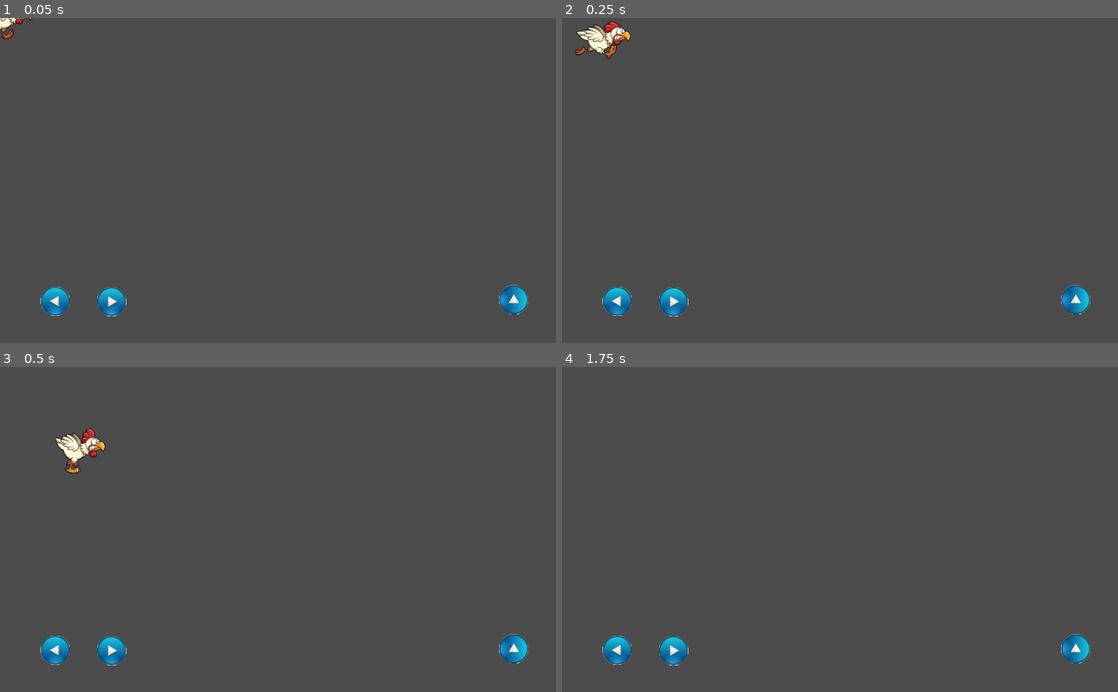
Above: before the commit, frames 1-4 (two rows, left to right).
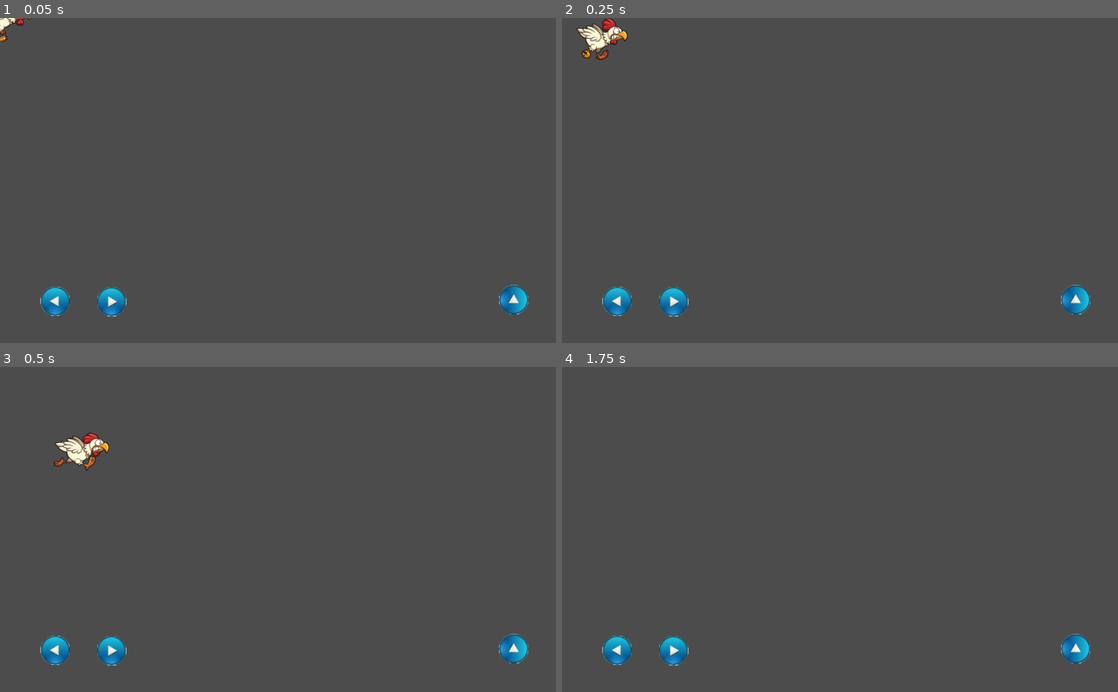
Above: after the commit, the same moments.

Repository: iabadie/gallinazo
Game: Godot game, scene res://Escenas/Gallina/Gallina.tscn
The game is run twice, just before and just after one commit, with the same random seed, the same clock (stepped at 60 frames per second) and the same inputs. The project has no main scene, so this scene is started directly.
Inputs:
- Up to frame 1 (0.05 s): no input
- Up to frame 2 (0.25 s): no input
- Up to frame 3 (0.5 s): no input
- Up to frame 4 (1.75 s): no input

The runs differ from the first frame. In frame 1, 0.1% of the frame differs, in the area x 0-6%, y 0-8%; in frame 2, 0.6%; in frame 3, 0.7%, in the area x 9-20%, y 18-33%; in frame 4, nothing differs.

Commit message:
quitado codigo antiguo de gallina

Diff:
--- a/Escenas/Gallina/Gallina.gd
+++ b/Escenas/Gallina/Gallina.gd
@@ -8,33 +8,21 @@
 
 var motionVector = Vector2()
 var direction = 1 # direction: 1 para derecha / -1 para izquierda
-var screenSize
 
 func _ready():
-	#Remover cuando se agreguen Botones para movimiento
 	$gallina_animacion.play()
-	screenSize = get_viewport_rect().size
-	pass
 
 func _physics_process(delta):
-	motionVector.y += GRAVITY
+	motionVector.y += GRAVITY #set gravity vector
 
-	var velocityVector = Vector2()
-	#Comportamiento de movimiento izquierda derecha automatico
-	if position.x + 48 >= screenSize.x:
-		direction = -1
-	if position.x - 48 <= 0:
-		direction = 1
 	checkButtonPressed() # Check buttons to set direction and jump
 	checkAnimationDirection() # Set Animation direction
 	checkWallDirection() # Test if player was on wall
 
 	motionVector.x = VELOCITY * direction
 
+	# Set new position by direction result
 	move_and_slide(motionVector, NORMAL_VECTOR)
-
-	# Set new position by direction result
-	#linear_velocity = Vector2(VELOCITY * direction, linear_velocity.y)
 
 func checkButtonPressed():
 	if is_on_floor():
--- a/Escenas/Gallina/Gallina.tscn
+++ b/Escenas/Gallina/Gallina.tscn
@@ -23,7 +23,7 @@
 custom_solver_bias = 0.0
 extents = Vector2( 42.8093, 35.3444 )
 
-[node name="Gallina" type="KinematicBody2D"]
+[node name="Gallina" type="KinematicBody2D" index="0"]
 
 position = Vector2( -0.436722, 0 )
 input_pickable = false
@@ -38,7 +38,7 @@
 scale = Vector2( 0.5, 0.5 )
 frames = SubResource( 1 )
 animation = "horizontal"
-frame = 5
+frame = 3
 playing = true
 _sections_unfolded = [ "Transform" ]
 
